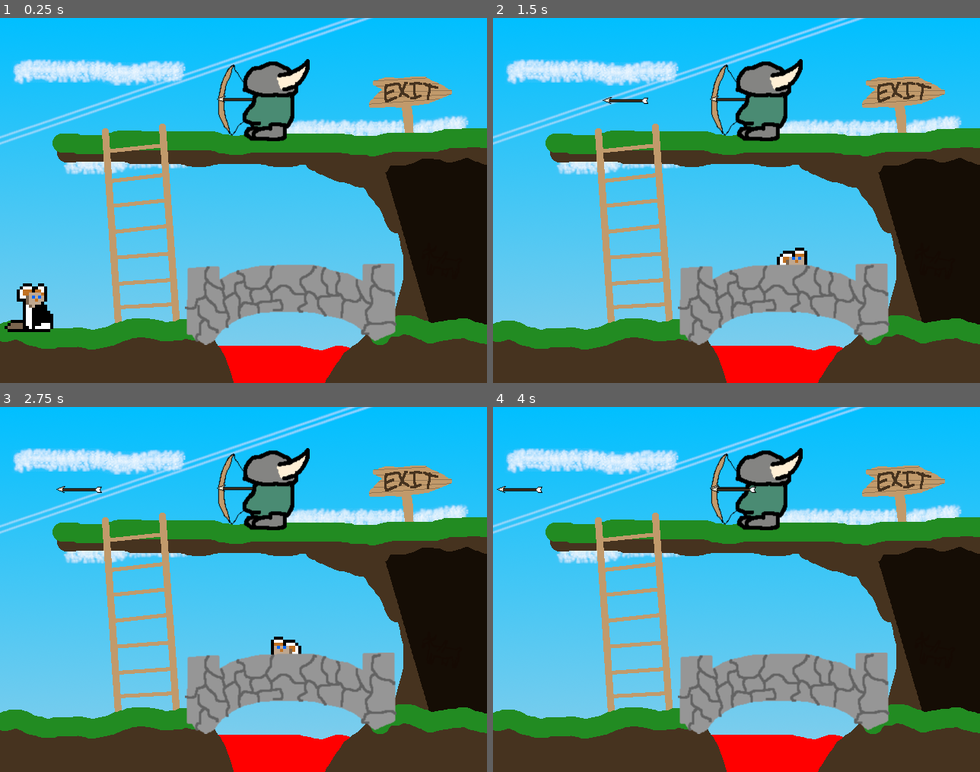
Above: before the commit, frames 1-4 (two rows, left to right).
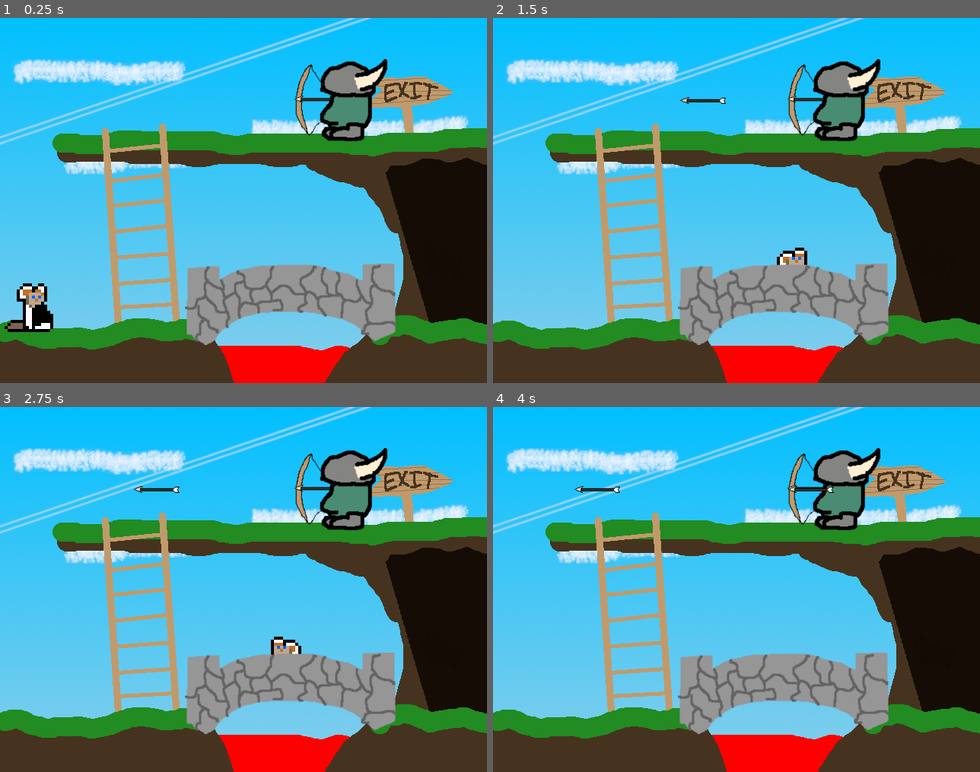
Above: after the commit, the same moments.

Repository: swashdev/minigame-madness
Game: Godot game, scene res://mini/lose/scenes/lose_minigame.tscn
Same seed, same stepped clock (60 frames per second), same inputs: the game is played once before the commit and once after it. This scene is started directly instead of the project's main scene.
Inputs:
- Up to frame 1 (0.25 s): no input
- Up to frame 2 (1.5 s): tap Enter at 0.5 s; hold Right (ui_right) from 0.53 s (still down); tap Space (ui_select) at 0.77 s
- Up to frame 3 (2.75 s): tap Space (ui_select) at 1.52 s; release Right (ui_right) at 2.03 s; hold Left (ui_left) from 2.03 s (still down)
- Up to frame 4 (4 s): release Left (ui_left) at 2.78 s; hold Right (ui_right) from 2.78 s (still down); tap Space (ui_select) at 3.02, 3.77 s

The runs differ from the first frame. In frame 1, 5.0% of the frame differs, in the area x 44-80%, y 11-34%; in frame 2, 5.2%; in frame 3, 5.3%; in frame 4, 5.3%, in the area x 0-80%, y 11-34%.

Commit message:
[LOSE] move the archer farther to the right.

Diff:
--- a/mini/lose/scenes/lose_minigame.tscn
+++ b/mini/lose/scenes/lose_minigame.tscn
@@ -143,7 +143,7 @@
 scale = Vector2( 4.15468, 4.72826 )
 
 [node name="Archer" type="Area2D" parent="."]
-position = Vector2( 345.8, 108.3 )
+position = Vector2( 447.703, 108.3 )
 collision_layer = 0
 script = ExtResource( 10 )
 __meta__ = {
